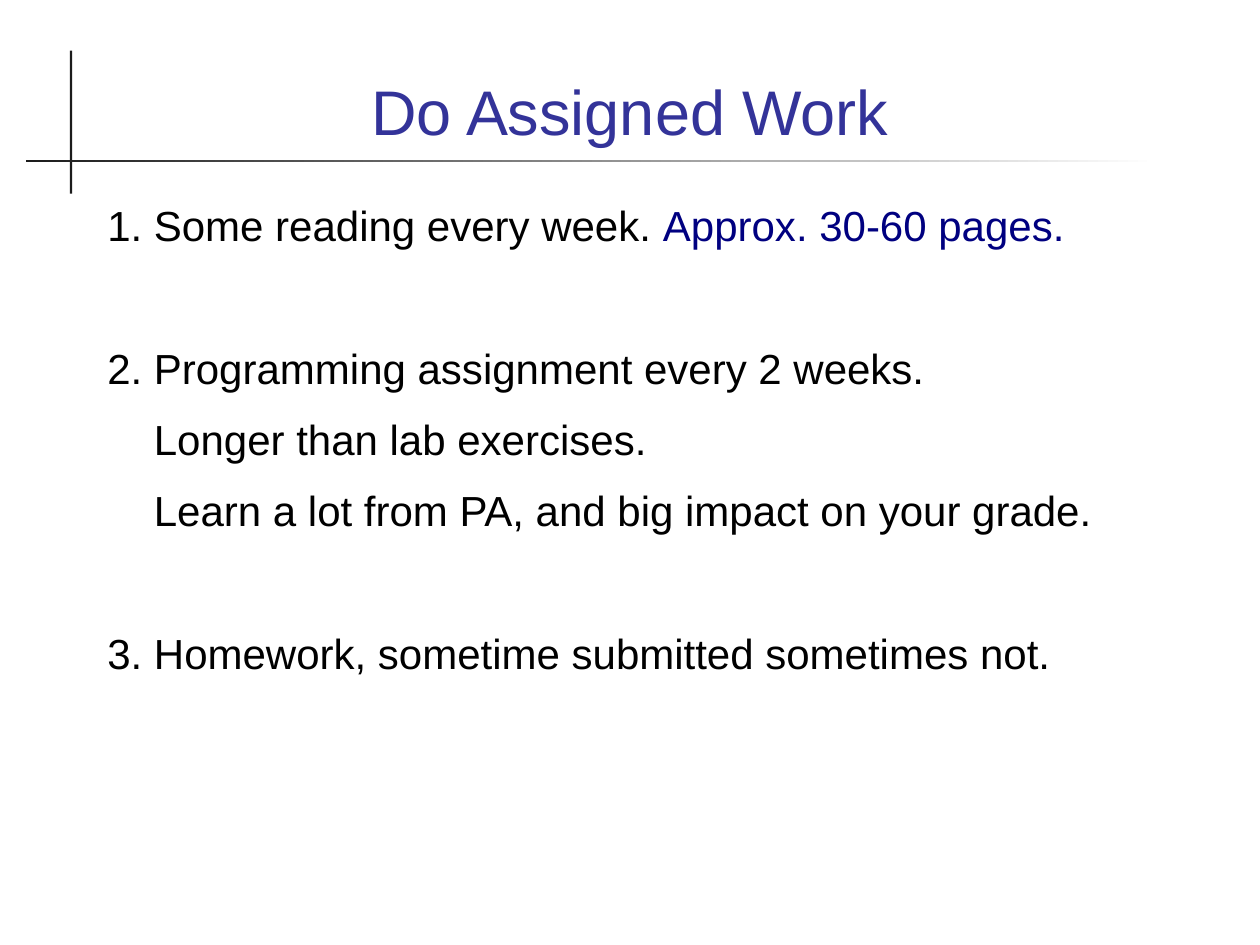
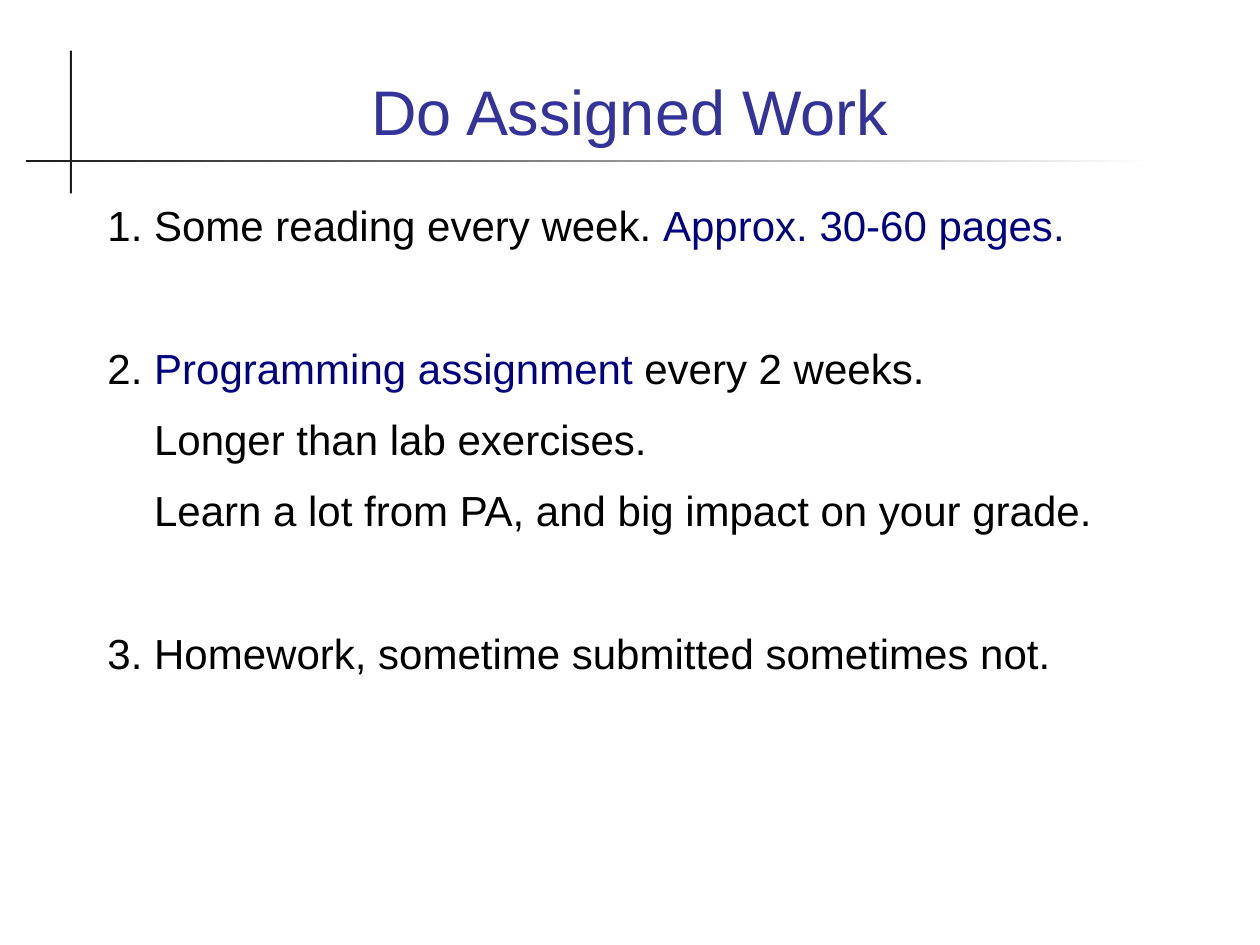
Before and after one commit to skeoop/skeoop.github.io, a slide deck: slide 14 of week1/0-Introduction-to-Course.ppt. Drawn at 1260x945 pixels with LibreOffice and Linux fonts; fonts in the diff are those of the drawing. Boxes give left, top, right and bottom in pixels: in the first picture for what was removed or moved away, otherwise in the second. Text is boxed around its words. In the diff, an @@ line names an element or a change of style, - is before the commit and + after.

```diff
--- a/week1/0-Introduction-to-Course.ppt
+++ b/week1/0-Introduction-to-Course.ppt
@@ text at box(107, 353, 925, 392): text colour #000000 to #000080 in "Programming assignment" @@
```
Also in this commit, not shown: 6 other slides changed, 6 other files.
